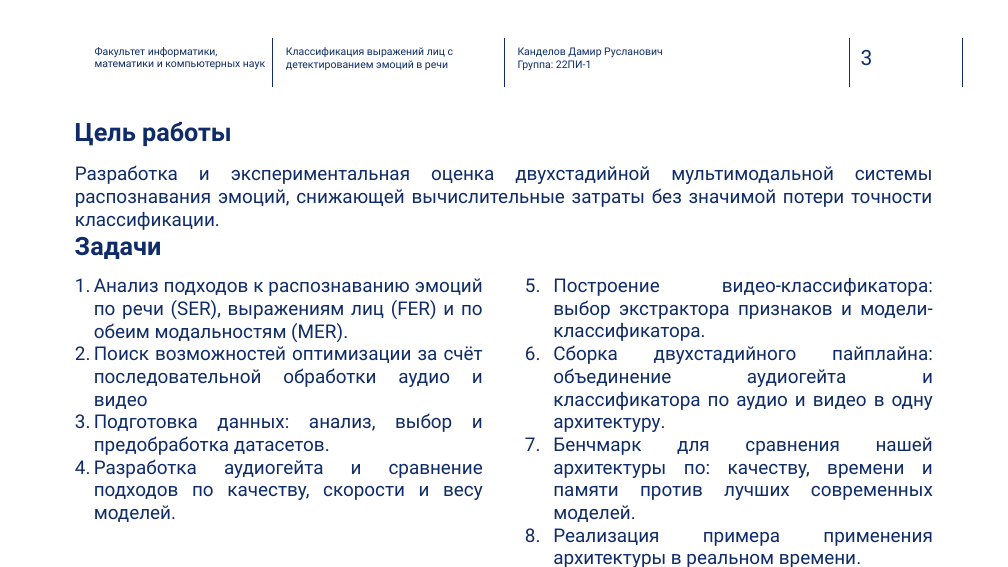
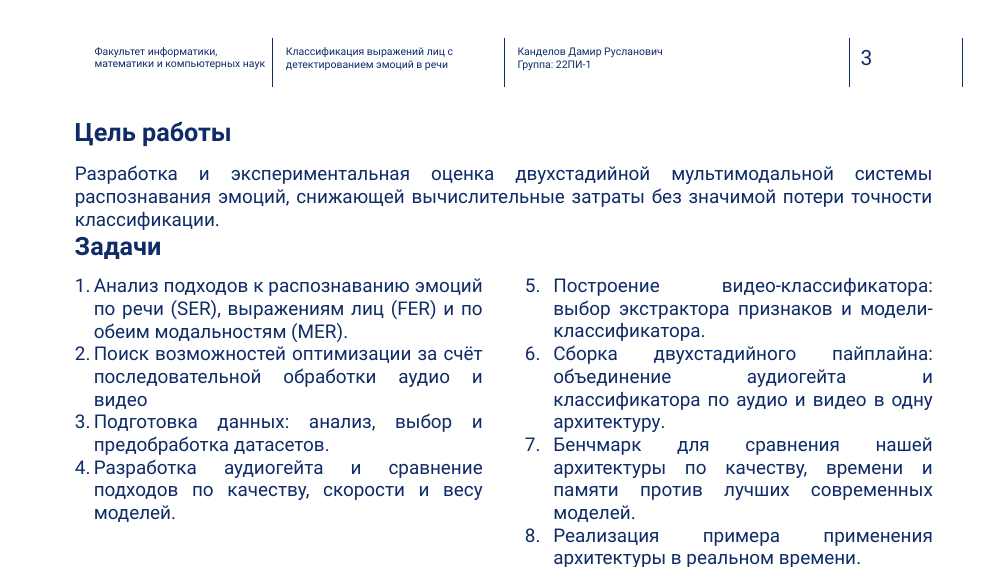
Before and after one commit to Kaparya/Classification-of-Facial-Expressions, a slide deck: slide 3 of Diploma_presentation.pptx. Drawn at 1008x567 pixels with LibreOffice and Linux fonts; fonts in the diff are those of the drawing; background and template pictures are left out. Boxes give left, top, right and bottom in pixels: in the first picture for what was removed or moved away, otherwise in the second. Text is boxed around its words. In the diff, an @@ line names an element or a change of style, - is before the commit and + after.

```diff
--- a/Diploma_presentation.pptx
+++ b/Diploma_presentation.pptx
@@ text at (x1=553, y1=437, x2=933, y2=522): text changed @@
-7. Бенчмарк для сравнения нашей архитектуры по: качеству, времени и памяти против лучших современных моделей.
+7. Бенчмарк для сравнения нашей архитектуры по качеству, времени и памяти против лучших современных моделей.
```
Also in this commit, not shown: 4 other slides changed, 1 slide added, 1 slide removed, 18 other files.
